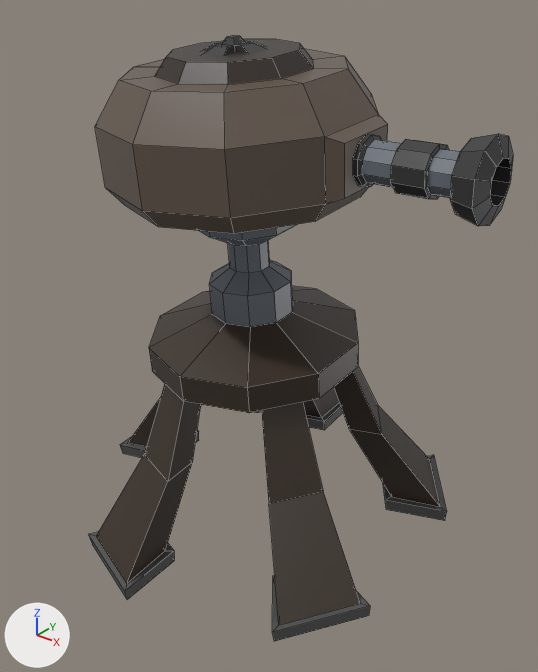
What one commit did to the FBX model Assets/_Project/Models/Turret 1.fbx.
Both versions are drawn from a 50 mm lens placed at (0.718, -0.891, 0.886), pointed at (0.042, -0.046, 0.362). The lights are fixed; the arrows at lower left show +X, +Y and +Z. Mesh edges are drawn as thin lines. Where no turn or scale is listed for an object, it has been applied to the vertices.

The first picture shows 'Куб', 'Куб.001'.
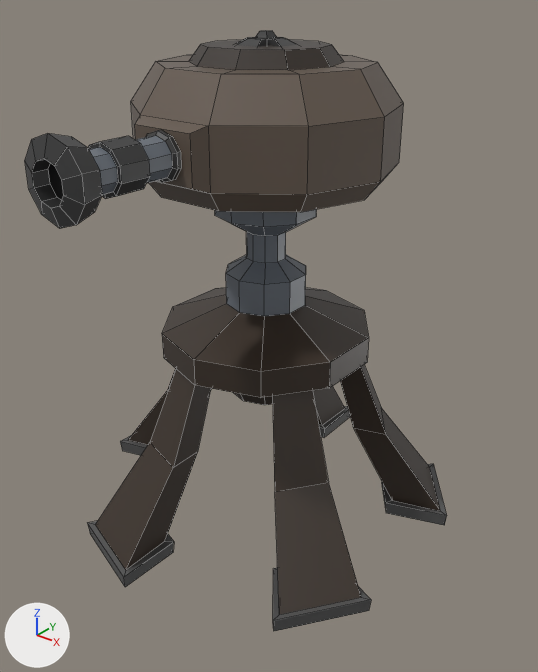
Location of each change, (x1, y1, x2, y2) in pixels of the pictures (538 x 672 px):
'Куб', turned: before (89, 224, 447, 642); after (88, 210, 447, 631)
'Куб.001', deleted: before (95, 35, 513, 234)
'TurretHead1', added: after (25, 30, 404, 228)

What the commit changed:
Mesh me_куб_006_1 is new.
It has 212 vertices, 188 faces and spans x -0.202..0.202, y -0.395..0.192, z -0.015..0.2.
It uses material mat_material (picture img_my_pallete_png).
Object 'Куб.001' (ob_куб_001) is deleted.
Object 'Куб' (ob_куб) turns from (90, 0, 0) to (85, 0, 0) degrees about x, y and z.
Object 'TurretHead1' (ob_turrethead1) is new; it shows me_куб_006_1.
Its location is (0.0, 0.0, 0.614).
